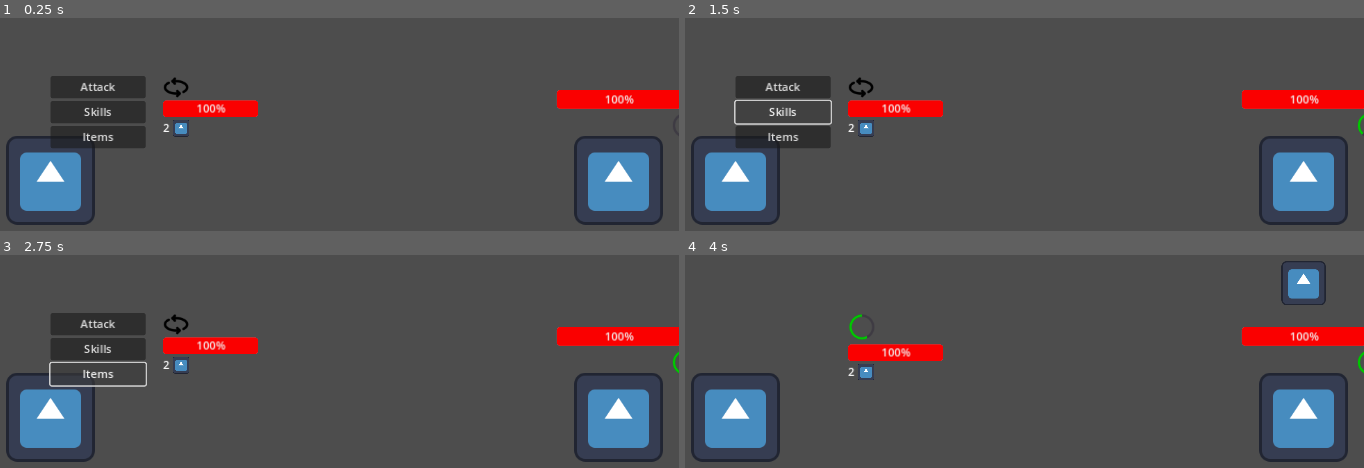
Above: before the commit, frames 1-4 (two rows, left to right).
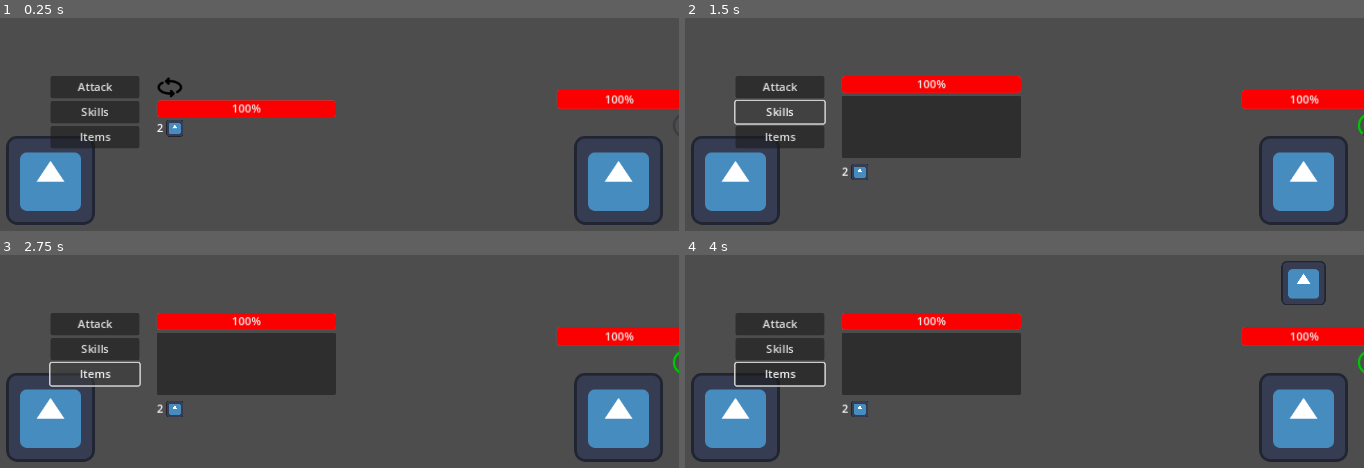
Above: after the commit, the same moments.

Repository: Frajerskie-Game-Studio/Shadow-Delivery
Game: Godot game, scene res://Scenes/World.tscn
The game is run twice, just before and just after one commit, with the same random seed, the same clock (stepped at 60 frames per second) and the same inputs. The engine's default icon, where the game draws it, is replaced by a stand-in: a white triangle on a blue panel in a dark square.
Inputs (mouse positions are in pixels of both pictures, inside the frame that each line leads up to):
- Up to frame 1 (0.25 s): no input
- Up to frame 2 (1.5 s): click "Attack" at 0.5 s; click "Skills" at 1.25 s
- Up to frame 3 (2.75 s): click "Items" at 2 s
- Up to frame 4 (4 s): click (861, 323) at 2.77 s; tap Enter at 3.5 s; move the mouse to (1302, 352) at 3.52 s; hold D (move_right) from 3.53 s (still down); tap Space (Shoot) at 3.6 s

The runs differ from the first frame. In frame 1, 2.2% of the frame differs, in the area x 11-50%, y 27-62%; in frame 2, 11%; in frame 3, 11%; in frame 4, 14%, in the area x 7-50%, y 27-77%.

Commit message:
Battle system chapter 9 - starting skills implementation

Diff:
--- a/Data/lucjan_data.json
+++ b/Data/lucjan_data.json
@@ -5,7 +5,7 @@
 	"max_hp": 100,
 	"attack": {"dmg": 45, "wait_time": 2},
 	"skills": {
-		"Getting ready": ["Lucjan waits to build up power, to attack 1.5x stronger", 0, 0, 15]
+		"Getting ready": ["Lucjan waits to build up power, to attack 1.5x stronger", 0, 0, 15, "other"]
 	},
 		"equipment": {
 		"Mele_weapon":  ["Pickaxe", "Iconic.", 45],
--- a/Data/mikut_data.json
+++ b/Data/mikut_data.json
@@ -8,7 +8,7 @@
 		"range": {"dmg": 45, "wait_time": 5}
 		},
 	"skills": {
-
+		"Chemical_practice": ["Potion works on all enemies", 60, 0, 10, "range"]
 	},
 	"equipment": {
 		"Mele_weapon": [
--- a/Scenes/Menus/actor_attack_menu.gd
+++ b/Scenes/Menus/actor_attack_menu.gd
@@ -10,22 +10,21 @@
 @onready var AmmoTexture = $HBoxContainer/RightMenu/RangeWeaponStats/TextureRect
 
 
-var MeleSkills
-var RangeSkills
+var Skills
 var CurrentStyle = "mele"
 var WaitTime
 var Ammo
 
-signal i_will_attack()
+signal i_will_attack(args)
 signal change_style
 
-func load_data(hp, max_hp, mele_skills, range_skills, ammo, ammo_texture_path):
+func load_data(hp, max_hp, skills, ammo, ammo_texture_path):
 	HealthBar.max_value = max_hp
 	HealthBar.value = hp
-	MeleSkills = mele_skills
-	RangeSkills = range_skills
+	Skills = skills
 	Ammo = ammo
 	AmmoLabel.text = str(ammo)
+	print(Skills)
 	#AmmoTexture.texture = ammo_texture_path
 
 func _ready():
@@ -42,7 +41,8 @@
 
 
 func _on_attack_button_pressed():
-	i_will_attack.emit()
+	i_will_attack.emit(null)
+	$HBoxContainer/RightMenu/SkillsMenu.visible = false
 
 
 func _on_change_style_pressed():
@@ -51,3 +51,27 @@
 		CurrentStyle = "range"
 	else:
 		CurrentStyle = "mele"
+
+
+
+func _on_skills_button_pressed():
+	if !$HBoxContainer/RightMenu/SkillsMenu.visible:
+		for key in Skills:
+			if Skills[key][4] == CurrentStyle or Skills[key][4] == "other":
+				$HBoxContainer/RightMenu/SkillsMenu/SkillsList.add_item(str(key).replace("_", " "))
+		$HBoxContainer/RightMenu/SkillsMenu.visible = true
+		$HBoxContainer/RightMenu/ChangeAndTime.visible = false
+	else:
+		$HBoxContainer/RightMenu/SkillsMenu/SkillsList.clear()
+		$HBoxContainer/RightMenu/SkillsMenu.visible = false
+		$HBoxContainer/RightMenu/ChangeAndTime.visible = true
+
+func _on_skills_list_item_clicked(index, at_position, mouse_button_index):
+	var item = $HBoxContainer/RightMenu/SkillsMenu/SkillsList.get_item_text(index)
+	$HBoxContainer/RightMenu/SkillsMenu/Panel/SkillDesc.text = Skills[str(item).replace(" ", "_")][0]
+
+
+func _on_skills_list_item_activated(index):
+	var item = $HBoxContainer/RightMenu/SkillsMenu/SkillsList.get_item_text(index)
+	i_will_attack.emit(Skills[str(item).replace(" ", "_")])
+	$HBoxContainer/RightMenu/SkillsMenu.visible = false
--- a/Scenes/Menus/actor_attack_menu.tscn
+++ b/Scenes/Menus/actor_attack_menu.tscn
@@ -19,7 +19,7 @@
 corner_radius_bottom_left = 5
 
 [node name="AttackMenu" type="MarginContainer"]
-offset_right = 299.0
+offset_right = 411.0
 offset_bottom = 150.0
 size_flags_horizontal = 4
 size_flags_vertical = 8
@@ -32,6 +32,7 @@
 [node name="LeftMenu" type="VBoxContainer" parent="HBoxContainer"]
 layout_mode = 2
 size_flags_horizontal = 3
+size_flags_stretch_ratio = 0.5
 
 [node name="AttackButton" type="Button" parent="HBoxContainer/LeftMenu"]
 layout_mode = 2
@@ -51,22 +52,17 @@
 
 [node name="ChangeAndTime" type="HBoxContainer" parent="HBoxContainer/RightMenu"]
 layout_mode = 2
-theme_override_constants/separation = 100
+theme_override_constants/separation = 170
 
 [node name="ChangeStyle" type="TextureButton" parent="HBoxContainer/RightMenu/ChangeAndTime"]
 layout_mode = 2
 texture_normal = ExtResource("2_kqchy")
 texture_pressed = ExtResource("2_kqchy")
 
-[node name="ChangeStyle3" type="Button" parent="HBoxContainer/RightMenu/ChangeAndTime"]
-visible = false
-layout_mode = 2
-size_flags_horizontal = 0
-text = "Change"
-
 [node name="WaitTimeBar" type="TextureProgressBar" parent="HBoxContainer/RightMenu/ChangeAndTime"]
 visible = false
 layout_mode = 2
+size_flags_horizontal = 8
 allow_greater = true
 allow_lesser = true
 fill_mode = 5
@@ -79,6 +75,26 @@
 layout_mode = 2
 theme_override_styles/background = SubResource("StyleBoxFlat_we36a")
 theme_override_styles/fill = SubResource("StyleBoxFlat_vjbxa")
+
+[node name="SkillsMenu" type="VBoxContainer" parent="HBoxContainer/RightMenu"]
+visible = false
+layout_mode = 2
+size_flags_vertical = 3
+
+[node name="SkillsList" type="ItemList" parent="HBoxContainer/RightMenu/SkillsMenu"]
+layout_mode = 2
+size_flags_vertical = 3
+
+[node name="Panel" type="Panel" parent="HBoxContainer/RightMenu/SkillsMenu"]
+layout_mode = 2
+
+[node name="SkillDesc" type="Label" parent="HBoxContainer/RightMenu/SkillsMenu/Panel"]
+layout_mode = 2
+offset_top = -27.0
+offset_right = 137.0
+offset_bottom = -4.0
+theme_override_font_sizes/font_size = 10
+autowrap_mode = 3
 
 [node name="RangeWeaponStats" type="HBoxContainer" parent="HBoxContainer/RightMenu"]
 layout_mode = 2
@@ -93,4 +109,7 @@
 expand_mode = 3
 
 [connection signal="pressed" from="HBoxContainer/LeftMenu/AttackButton" to="." method="_on_attack_button_pressed"]
+[connection signal="pressed" from="HBoxContainer/LeftMenu/SkillsButton" to="." method="_on_skills_button_pressed"]
 [connection signal="pressed" from="HBoxContainer/RightMenu/ChangeAndTime/ChangeStyle" to="." method="_on_change_style_pressed"]
+[connection signal="item_activated" from="HBoxContainer/RightMenu/SkillsMenu/SkillsList" to="." method="_on_skills_list_item_activated"]
+[connection signal="item_clicked" from="HBoxContainer/RightMenu/SkillsMenu/SkillsList" to="." method="_on_skills_list_item_clicked"]
--- a/scripts/Actors/Player.gd
+++ b/scripts/Actors/Player.gd
@@ -22,7 +22,7 @@
 func _ready():
 	#hp, max_hp, mele_skills, range_skills, ammo, ammo_texture_path
 	load_data()
-	$AttackMenu.load_data(Hp, MaxHp, {}, {}, get_ammo(), "")
+	$AttackMenu.load_data(Hp, MaxHp, Skills, get_ammo(), "")
 	#$RangeSKillCheck.get_direction()
 	#$RangeSKillCheck.started = true
 
@@ -47,7 +47,7 @@
 	if Hp <= 0:
 		queue_free()
 	else:
-		$AttackMenu.load_data(Hp, MaxHp, {}, {}, get_ammo(), "")
+		$AttackMenu.load_data(Hp, MaxHp, Skills, get_ammo(), "")
 
 
 func _process(delta):
@@ -60,6 +60,7 @@
 					skillCheckFailed = false
 					timer.timeout.emit()
 			elif current_style == "range":
+				skillCheckFailed = true
 				if Input.is_action_just_pressed("Shoot"):
 					var on_crossair = get_parent().possible_target.on_crossair
 					if on_crossair:
@@ -71,9 +72,12 @@
 		$AttackMenu/HBoxContainer/RightMenu/ChangeAndTime/WaitTimeBar.step = $AttackMenu/HBoxContainer/RightMenu/ChangeAndTime/WaitTimeBar.max_value / (wait_timer.wait_time / delta)
 		$AttackMenu/HBoxContainer/RightMenu/ChangeAndTime/WaitTimeBar.value += $AttackMenu/HBoxContainer/RightMenu/ChangeAndTime/WaitTimeBar.step
 
-func _on_attack_menu_i_will_attack():
+func _on_attack_menu_i_will_attack(args):
 	ready_to_attack_bool = true
-	ready_to_attack.emit(Attack[current_style], self)
+	if args == null:
+		ready_to_attack.emit(Attack[current_style], self)
+	else:
+		ready_to_attack.emit({"dmg": args[1], "wait_time": args[2]}, self)
 
 func start_attack(attack):
 	ready_to_attack_bool = false
@@ -111,7 +115,7 @@
 		attacking.emit({"dmg": 0})
 		if current_style == "range":
 			decrement_ammo()
-			$AttackMenu.load_data(Hp, MaxHp, {}, {}, get_ammo(), "")
+			$AttackMenu.load_data(Hp, MaxHp, {}, get_ammo(), "")
 			$RangeSKillCheck.started = false
 			$RangeSKillCheck.visible = false
 		timer.queue_free()
@@ -122,7 +126,7 @@
 			attacking.emit(selected_attack)
 			if current_style == "range":
 				decrement_ammo()
-				$AttackMenu.load_data(Hp, MaxHp, {}, {}, get_ammo(), "")
+				$AttackMenu.load_data(Hp, MaxHp, {}, get_ammo(), "")
 			$RangeSKillCheck.started = false
 			$RangeSKillCheck.visible = false
 			timer.queue_free()
--- a/scripts/Menu_Hud.gd
+++ b/scripts/Menu_Hud.gd
@@ -111,8 +111,10 @@
 			temp_instance.load_data()
 			Skills = temp_instance.get_skills()
 			$Control/MarginContainer/HBoxContainer/Panel/MarginContainer/Skills/SkillList.clear()
+
 			for key in Skills:
 				$Control/MarginContainer/HBoxContainer/Panel/MarginContainer/Skills/SkillList.add_item(str(key).replace("_", " "))
+
 	for profile in $Control/MarginContainer/HBoxContainer/Panel/MarginContainer/Profiles.get_children():
 		profile.lock_choosing()
 	unshowCards()
